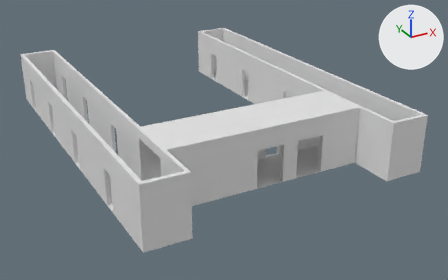
Renders of the FBX model cookies/Assets/Models/Housing/hallway_2.FBX from each side of a commit.
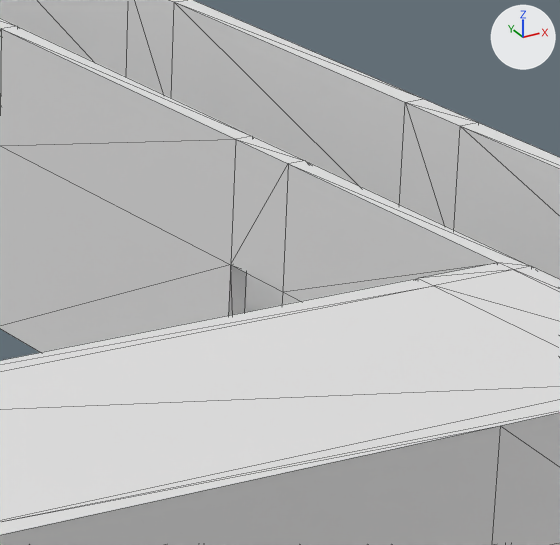
Each version is shown whole from a 50 mm lens placed at (-9.78, -33.0, 9.19), pointed at (4.52, -7.0, -3.8), then close up on the part from 56% to 74% of the width and 18% to 48% of the height. The axes (+X, +Y, +Z) are drawn at upper right. The lights are the same throughout. The close-ups show mesh edges as thin lines. Materials are left out; every surface is plain grey. Where no turn or scale is listed for an object, it has been applied to the vertices. Vertices at the same position are counted once.

Objects in the first close-up: 'first_floor_walls'.
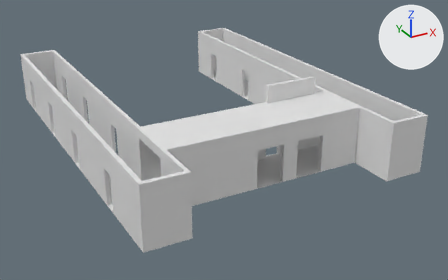
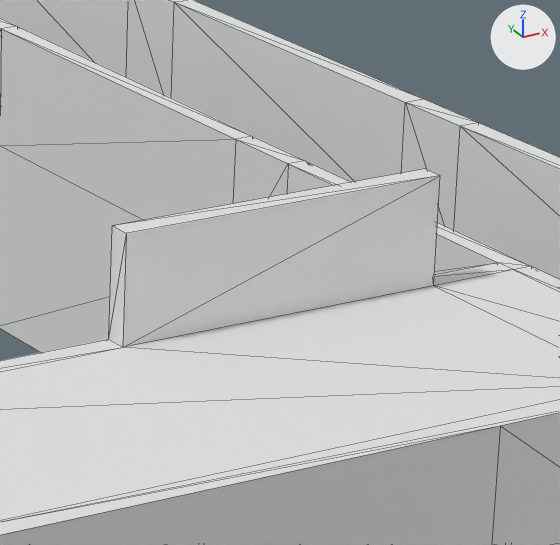
Boxes (x1, y1, x2, y2) around the edits, measured in the close-ups (560 x 545 px):
part 1 of me_mesh, built on: before (0, 278, 560, 409); after (0, 169, 560, 409)

Diff of the bpy script that builds the scene:
```diff
--- a/cookies/Assets/Models/Housing/hallway_2.FBX.py
+++ b/cookies/Assets/Models/Housing/hallway_2.FBX.py
@@ me_mesh @@
 # used by ob_first_floor_walls; location = (2.171, -5.538, -3.637)
-me_mesh.from_pydata(...)  # 339 vertices, 618 faces; spans x -5.3..8.3, y -9.3..9.3, z 0.0..2.8
+me_mesh.from_pydata(...)  # 345 vertices, 630 faces; spans x -5.3..8.3, y -9.3..9.3, z 0.0..3.6
+# me_mesh part 1
+# 4 faces are deleted
+# 6 vertices are added at (2.9, -4.6, 2.8), (5.6, -4.6, 3.6), (2.9, -4.6, 3.6), (2.9, -4.5, 2.8), (5.6, -4.5, 3.6), (2.9, -4.5, 3.6)
+# 16 new faces join them
```
